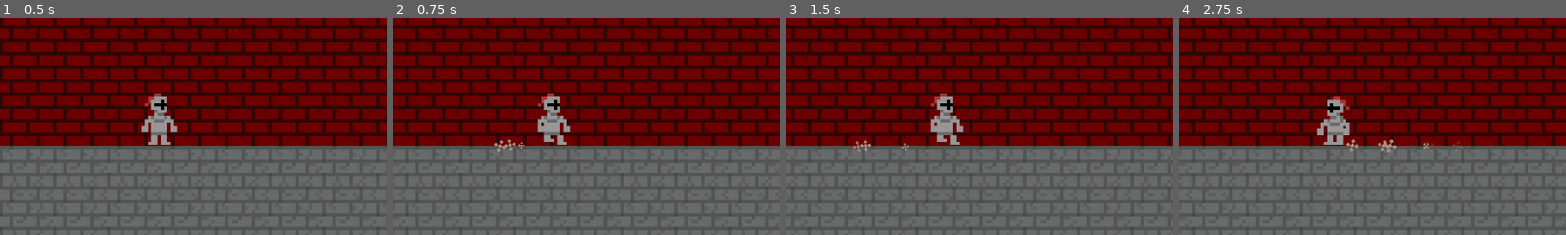
Above: before the commit, frames 1-4 (left to right).
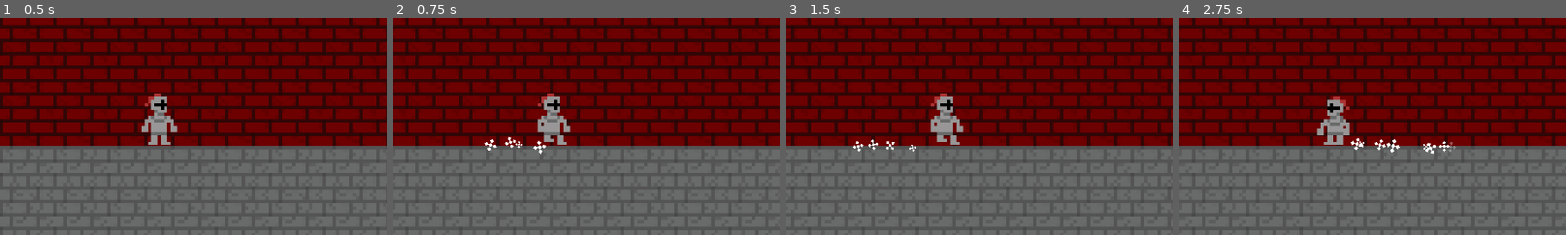
Above: after the commit, the same moments.

Repository: Owen-Harper25/Hollow-Clone
Game: Godot game, scene res://Scenes/testmap.tscn
Same seed, same stepped clock (60 frames per second), same inputs: the game is played once before the commit and once after it.
Inputs:
- Up to frame 1 (0.5 s): no input
- Up to frame 2 (0.75 s): hold D (right) from 0.53 s (still down); tap Shift (sprint) at 0.6 s
- Up to frame 3 (1.5 s): keep holding D (right); tap Space (jump) at 0.77 s; tap Shift (sprint) at 1.35 s
- Up to frame 4 (2.75 s): tap Space (jump) at 1.52 s; release D (right) at 2.03 s; hold A (left) from 2.03 s (still down); tap Shift (sprint) at 2.1 s
The pictures show only the part of the screen within x 30-80%, y 27-77%; the shares and areas given below are measured in that part.

Frame 1 is identical in both runs. In frame 2, 0.4% of the frame differs, in the area x 23-40%, y 54-63%; in frame 3, 0.3%; in frame 4, 0.6%, in the area x 43-73%, y 55-63%.

Commit message:
Adjusted Particle Lifetime and Spawning

Diff:
--- a/Scenes/DustParticle.tscn
+++ b/Scenes/DustParticle.tscn
@@ -9,12 +9,13 @@
 [node name="CPUParticles2D" type="CPUParticles2D"]
 show_behind_parent = true
 z_index = 1
-scale = Vector2(5.066025, -0.42183766)
+scale = Vector2(10.29278, -1.624493)
 emitting = false
 amount = 2
 texture = ExtResource("1_qjm3n")
-lifetime = 0.3
+lifetime = 0.5
 one_shot = true
+explosiveness = 1.0
 randomness = 0.31
 lifetime_randomness = 0.18
 emission_shape = 1
@@ -25,7 +26,6 @@
 angle_min = -360.0
 angle_max = 360.0
 scale_amount_min = 0.5
-color = Color(0.66, 0.56320006, 0.5148, 1)
 color_ramp = SubResource("Gradient_qjm3n")
 anim_speed_max = 9.24
 anim_offset_max = 0.2887
